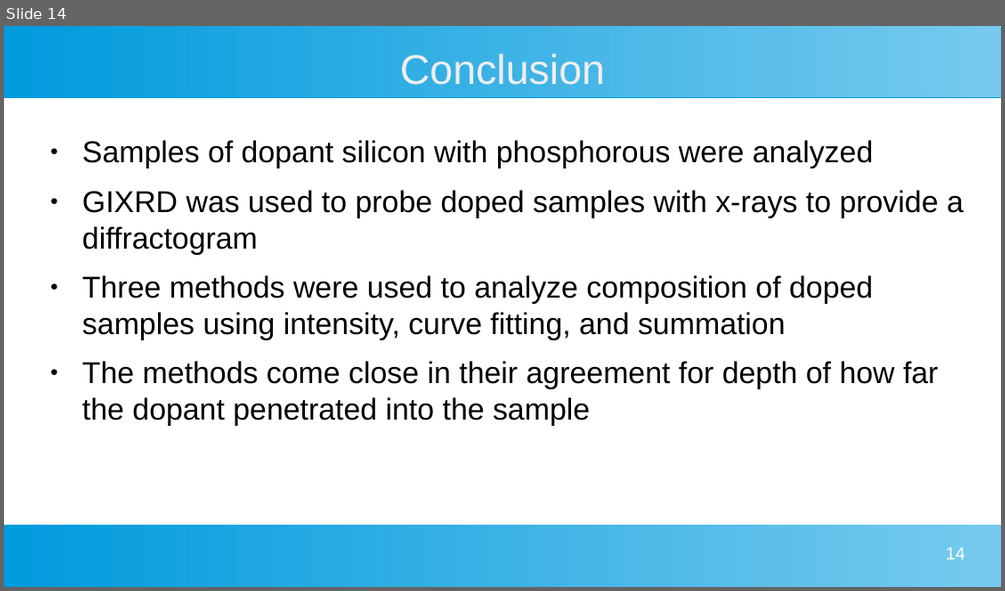
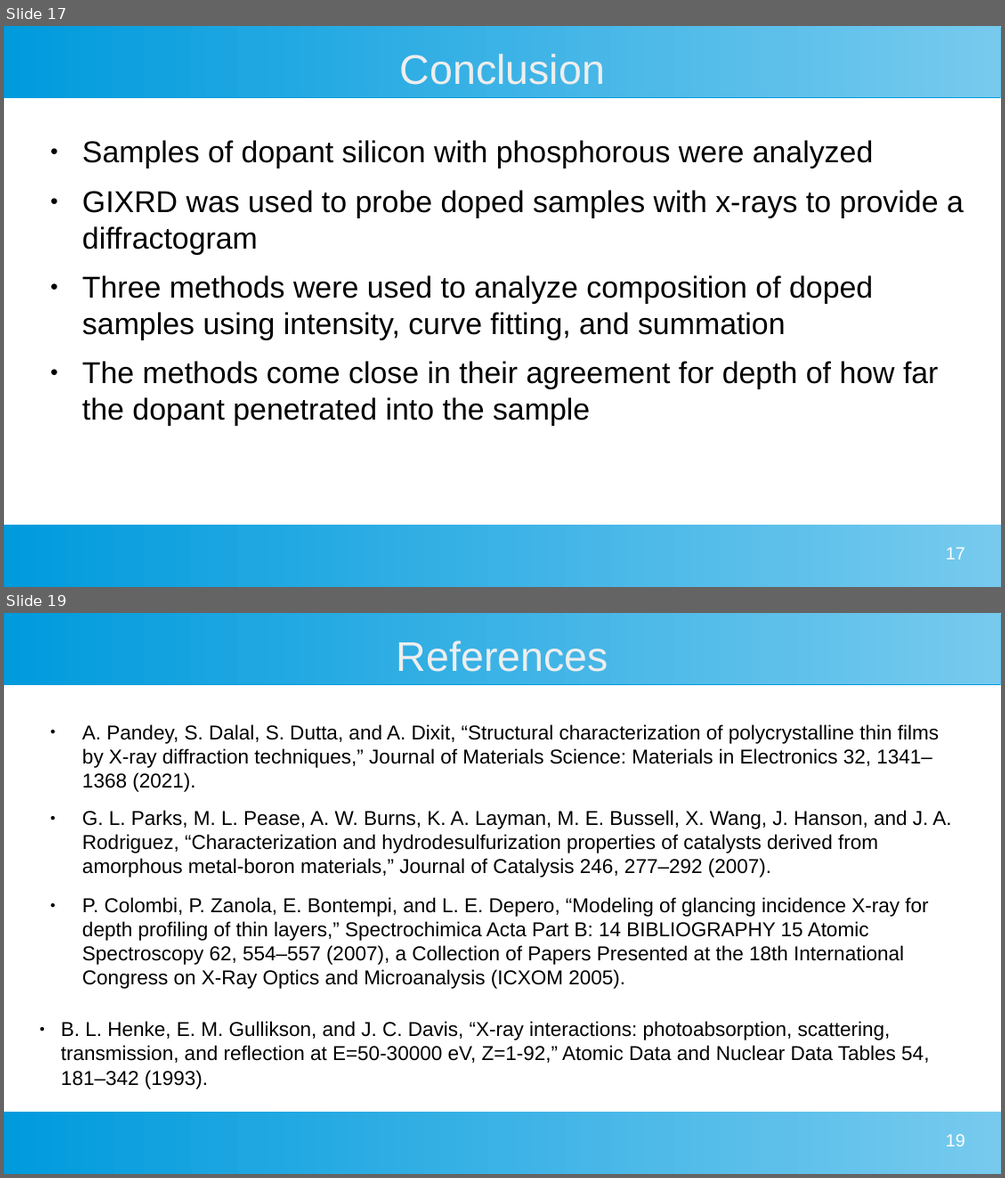
Before and after one commit to MarkS5001/GIXRD-Thesis, a slide deck: Thesis Defense Presentation.odp. Shown one above the other, each under a label of ours: slide 14 before the commit, slides 17 and 19 after it; the slides between them are not shown. The pictures are 1005x591 and 1005x1178 pixels, drawn with LibreOffice and Linux fonts; fonts in the diff are those of the drawing. Boxes give left, top, right and bottom in pixels: in the first picture for what was removed or moved away, otherwise in the second. Text is boxed around its words. In the diff, an @@ line names an element or a change of style, - is before the commit and + after.

Commit message:
Split up some slides, and added references

```diff
--- a/Thesis Defense Presentation.odp
+++ b/Thesis Defense Presentation.odp
@@ slide 19 added at (4, 613, 1001, 1174), background #FFFFFF; not listed: 2 template elements that a slide beside it also shows @@
@@ title added at (396, 641, 608, 672), 33 pt, text #EEEEEE @@
+References
@@ text added at (61, 724, 951, 1089), 16 pt, text #000000 @@
+● A. Pandey, S. Dalal, S. Dutta, and A. Dixit, “Structural characterization of polycrystalline thin films by X-ray diffraction techniques,” Journal of Materials Science: Materials in Electronics 32, 1341–1368 (2021).
+● G. L. Parks, M. L. Pease, A. W. Burns, K. A. Layman, M. E. Bussell, X. Wang, J. Hanson, and J. A. Rodriguez, “Characterization and hydrodesulfurization properties of catalysts derived from amorphous metal-boron materials,” Journal of Catalysis 246, 277–292 (2007).
+● P. Colombi, P. Zanola, E. Bontempi, and L. E. Depero, “Modeling of glancing incidence X-ray for depth profiling of thin layers,” Spectrochimica Acta Part B: 14 BIBLIOGRAPHY 15 Atomic Spectroscopy 62, 554–557 (2007), a Collection of Papers Presented at the 18th International Congress on X-Ray Optics and Microanalysis (ICXOM 2005).
+● B. L. Henke, E. M. Gullikson, and J. C. Davis, “X-ray interactions: photoabsorption, scattering, transmission, and reflection at E=50-30000 eV, Z=1-92,” Atomic Data and Nuclear Data Tables 54, 181–342 (1993).
@@ page number added at (946, 1134, 965, 1146), 14 pt, text #FFFFFF @@
+19
@@ what was slide 14 is now slide 17 @@
@@ page number at (946, 547, 965, 559): text changed @@
-14
+17
```
Also in this commit, not shown: 3 slides changed, 4 other slides added, 1 slide removed.
